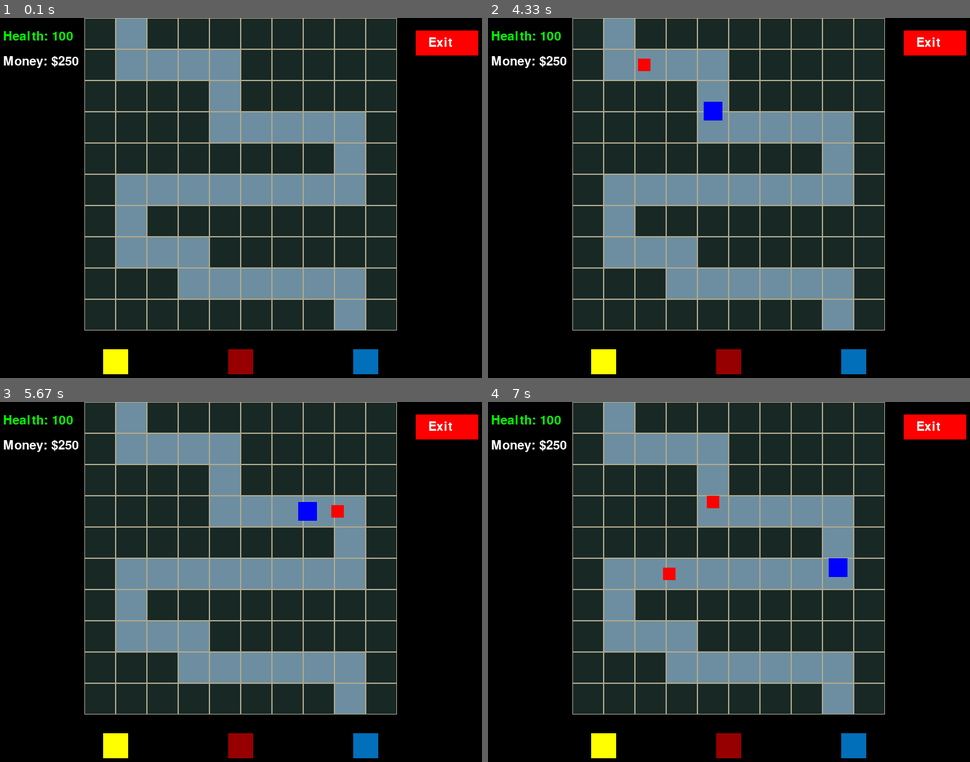
Above: before the commit, frames 1-4 (two rows, left to right).
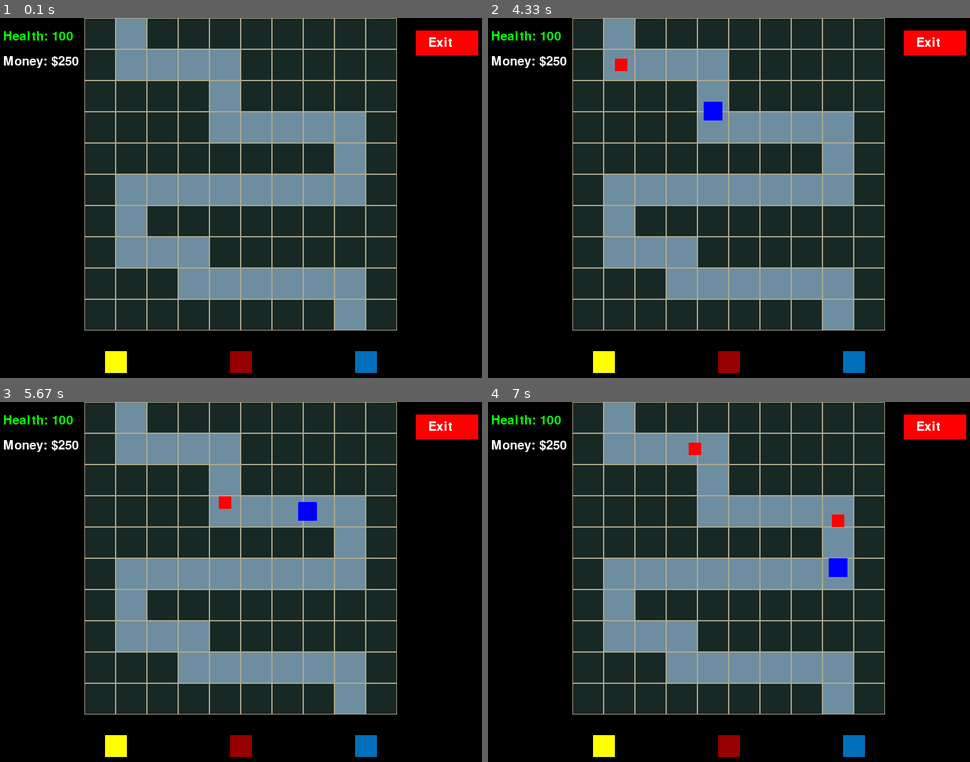
Above: after the commit, the same moments.

Repository: JasonGeppelt/PyGame-Tower-Defense
Game: pygame game, started from main.py
The game is run twice, just before and just after one commit, with the same random seed, the same clock (stepped at 60 frames per second) and the same inputs.
Inputs (mouse positions are in pixels of both pictures, inside the frame that each line leads up to):
- Up to frame 1 (0.1 s): no input
- Up to frame 2 (4.33 s): click (729, 172) at 0.38 s
- Up to frame 3 (5.67 s): no input
- Up to frame 4 (7 s): no input

The runs differ from the first frame. In frame 1, 0.3% of the frame differs, in the area x 21-79%, y 92-99%; in frame 2, 0.4%; in frame 3, 0.4%; in frame 4, 0.6%, in the area x 21-79%, y 11-99%.

Commit message:
added clickable towers

Diff:
--- a/draw.py
+++ b/draw.py
@@ -1,5 +1,5 @@
 import pygame
-from settings import CELL_SIZE, GRID_COLUMNS, GRID_ROWS, ENEMY_SPAWN_FREQ, health, money, colors
+from settings import SCREEN_WIDTH, SCREEN_HEIGHT, CELL_SIZE, GRID_COLUMNS, GRID_ROWS, ENEMY_SPAWN_FREQ, health, colors
 from level import level_maps
 from tower import Tower1, Tower2, Tower3
 
@@ -11,22 +11,24 @@
             rect = pygame.Rect(col * CELL_SIZE + x,
                                 row * CELL_SIZE + y, CELL_SIZE, CELL_SIZE)
             # Draw cells
-            if cell_value == 1:
+            if cell_value == 0:
+                pygame.draw.rect(screen, colors['air_force_blue'], rect)
+            else:
                 pygame.draw.rect(screen, colors['gunmetal'], rect)
-            else:
-                pygame.draw.rect(screen, colors['air_force_blue'], rect)
 
             # Draw cell borders
             pygame.draw.rect(screen, colors['khaki'], rect, 1)
 
-def draw_towers(screen):
-    tower1 = Tower1()
-    tower2 = Tower2()
-    tower3 = Tower3()
+def draw_tower_choices(screen):
+    tower1 = Tower1(SCREEN_WIDTH * (1/4) - Tower1.width // 2, (GRID_ROWS * CELL_SIZE + SCREEN_HEIGHT) // 2 - Tower1.height // 2)
+    tower2 = Tower2(SCREEN_WIDTH * (2/4) - Tower2.width // 2, (GRID_ROWS * CELL_SIZE + SCREEN_HEIGHT) // 2 - Tower2.height // 2)
+    tower3 = Tower3(SCREEN_WIDTH * (3/4) - Tower3.width // 2, (GRID_ROWS * CELL_SIZE + SCREEN_HEIGHT) // 2 - Tower3.height // 2)
 
-    pygame.draw.rect(screen, tower1.color, tower1.rect)
-    pygame.draw.rect(screen, tower2.color, tower2.rect)
-    pygame.draw.rect(screen, tower3.color, tower3.rect)
+    tower1_choice = pygame.draw.rect(screen, tower1.color, tower1.rect)
+    tower2_choice = pygame.draw.rect(screen, tower2.color, tower2.rect)
+    tower3_choice = pygame.draw.rect(screen, tower3.color, tower3.rect)
+
+    return tower1_choice, tower2_choice, tower3_choice
 
 def draw_enemies(time_since_last_enemy, enemy_list, x, y, enemy_instructions, active_enemy_list, screen):
     current_time = pygame.time.get_ticks()
@@ -49,16 +51,20 @@
 
     return time_since_last_enemy
 
-def draw_ui(screen, exit_button, SCREEN_WIDTH, font):
+def draw_ui(screen, exit_button, SCREEN_WIDTH, font, player_money):
     # Display health
     health_text = font.render("Health: {}".format(health), True, colors['green'])
     screen.blit(health_text, (20, 20))
 
     # Display money
-    money_text = font.render("Money: ${}".format(money), True, colors['white'])
+    money_text = font.render("Money: ${}".format(player_money), True, colors['white'])
     screen.blit(money_text, (20, 60))
 
     # Draw exit button
     pygame.draw.rect(screen, colors['red'], exit_button)
     exit_text = font.render("Exit", True, colors['white'])
     screen.blit(exit_text, (SCREEN_WIDTH - 100, 30))
+
+def draw_active_towers(active_towers, screen):
+    for tower in active_towers:
+        pygame.draw.rect(screen, tower.color, tower.rect)
--- a/enemy.py
+++ b/enemy.py
@@ -58,4 +58,4 @@
     color = colors['red']
     health = 20
     damage = 5
-    speed = 5
+    speed = 3
--- a/interaction.py
+++ b/interaction.py
@@ -0,0 +1,43 @@
+import pygame
+import sys
+from settings import CELL_SIZE, GRID_ROWS, GRID_COLUMNS
+from tower import Tower1, Tower2, Tower3
+
+def handle_mouse_click(mouse_x, mouse_y, selected_tower, grid_start_x, grid_start_y, grid, exit_button, tower1_choice, tower2_choice, tower3_choice, active_towers, player_money):
+    if exit_button.collidepoint(mouse_x, mouse_y):
+        pygame.quit()
+        sys.exit()
+
+    # Set selected tower if user clicks on one of the options
+    if tower1_choice.collidepoint(mouse_x, mouse_y):
+        selected_tower = 1
+    if tower2_choice.collidepoint(mouse_x, mouse_y):
+        selected_tower = 2
+    if tower3_choice.collidepoint(mouse_x, mouse_y):
+        selected_tower = 3
+
+    # Set grid row and column based on where user clicks
+    if grid_start_x <= mouse_x <= grid_start_x + GRID_ROWS * CELL_SIZE and grid_start_y <= mouse_y <= grid_start_y + GRID_COLUMNS * CELL_SIZE :
+        grid_row = (mouse_y - grid_start_y) // CELL_SIZE
+        grid_col = (mouse_x - grid_start_x) // CELL_SIZE
+
+        if selected_tower is not None and grid[grid_row][grid_col] == 1:
+
+            centered_x, centered_y = grid_start_x + grid_col * CELL_SIZE + CELL_SIZE // 2 - Tower1.width // 2, grid_start_y + grid_row * CELL_SIZE + CELL_SIZE // 2 - Tower1.height // 2
+
+            if selected_tower == 1:
+                new_tower = Tower1(centered_x, centered_y)
+            elif selected_tower == 2:
+                new_tower = Tower2(centered_x, centered_y)
+            elif selected_tower == 3:
+                new_tower = Tower3(centered_x, centered_y)
+
+            player_money -= new_tower.cost
+            active_towers.append(new_tower)
+
+            # Update the grid to reflect the new tower placement
+            grid[grid_row][grid_col] = 2
+
+            selected_tower = None
+
+    return selected_tower, active_towers, player_money
--- a/main.py
+++ b/main.py
@@ -1,8 +1,9 @@
 import pygame
 import sys
-from settings import SCREEN_WIDTH, SCREEN_HEIGHT, FPS, CELL_SIZE, GRID_COLUMNS, GRID_ROWS, colors
-from level import level_enemy_lists, level_enemy_instructions
-from draw import draw_grid, draw_towers, draw_enemies, draw_ui
+from settings import SCREEN_WIDTH, SCREEN_HEIGHT, FPS, CELL_SIZE, GRID_COLUMNS, GRID_ROWS, colors, health, money
+from level import level_enemy_lists, level_enemy_instructions, level_maps
+from draw import draw_grid, draw_tower_choices, draw_enemies, draw_ui, draw_active_towers
+from interaction import handle_mouse_click
 
 pygame.init()
 
@@ -18,7 +19,7 @@
 
 # Grid elements
 grid_start_x, grid_start_y = ((SCREEN_WIDTH // 2) - (GRID_COLUMNS // 2) * CELL_SIZE), 0
-grid = [[None for _ in range(GRID_COLUMNS)] for _ in range(GRID_ROWS)]
+grid = level_maps.get(current_level, [])
 
 # Enemy elements
 enemy_list = level_enemy_lists.get(current_level, [])
@@ -26,32 +27,40 @@
 active_enemy_list = []
 time_since_last_enemy = pygame.time.get_ticks()
 
+# Active tower elements
+active_towers = []
+
 # UI elements
 font = pygame.font.Font(None, 30) # i tried to move this to settings.py, but it wouldnt work
 exit_button = pygame.Rect(SCREEN_WIDTH - 120, 20, 100, 40)
-# ------------------------------------------------
+player_health = health
+player_money = money
 
-# Game loop
+# Interaction elements
+selected_tower = None
+
+# --------------------------------------------
+# GAME LOOP
+# --------------------------------------------
 running = True
 while running:
     for event in pygame.event.get():
         if event.type == pygame.QUIT:
             running = False
-        # if event.type == pygame.MOUSEBUTTONDOWN and event.button == 1:
-        #         mouse_x, mouse_y = pygame.mouse.get_pos()
-        #         handle_mouse_click(mouse_x, mouse_y)
+        if event.type == pygame.MOUSEBUTTONDOWN and event.button == 1:
+                mouse_x, mouse_y = pygame.mouse.get_pos()
+                selected_tower, active_towers, player_money = handle_mouse_click(mouse_x, mouse_y, selected_tower, grid_start_x,
+                                                                                grid_start_y, grid, exit_button, tower1_choice,
+                                                                                tower2_choice, tower3_choice, active_towers, player_money)
 
-    # --------------------------------------------
-    # DRAW
-    # --------------------------------------------
     screen.fill(colors['black'])
 
     draw_grid(current_level, grid_start_x, grid_start_y, screen)
-    draw_towers(screen)
+    tower1_choice, tower2_choice, tower3_choice = draw_tower_choices(screen)
     time_since_last_enemy = draw_enemies(time_since_last_enemy, enemy_list, grid_start_x,
                                          grid_start_y, enemy_instructions, active_enemy_list, screen)
-    draw_ui(screen, exit_button, SCREEN_WIDTH, font)
-    # --------------------------------------------
+    draw_active_towers(active_towers, screen)
+    draw_ui(screen, exit_button, SCREEN_WIDTH, font, player_money)
 
     pygame.display.flip()
 
--- a/old_main.py
+++ /dev/null
@@ -1,189 +0,0 @@
-# GAME
-# Manages the overall game flow, including starting and ending the game,
-# and handling transitions between game states (e.g., menus, gameplay, game over).
-
-import pygame
-import sys
-from settings import SCREEN_HEIGHT, SCREEN_WIDTH, CELL_SIZE, health, money
-from level import maze
-from enemy import Enemy
-
-class Game:
-    def __init__(self):
-        """Initialize the game."""
-        pygame.init()
-
-        self.maze = maze  # Store the maze
-        self.path = [(x * 20 + 10, 10) for x in range(10)]  # Define the path for the enemy
-
-        # Screen properties
-        self.SCREEN_WIDTH = SCREEN_WIDTH
-        self.SCREEN_HEIGHT = SCREEN_HEIGHT
-        self.screen = pygame.display.set_mode((self.SCREEN_WIDTH, self.SCREEN_HEIGHT))
-        pygame.display.set_caption("Tower Defense Prototype")
-
-        # Tower and grid parameters
-        self.tower_size = CELL_SIZE  # Size of each tower
-        self.tower_options = [
-            pygame.Rect(SCREEN_WIDTH * (1/4) - 25, SCREEN_HEIGHT - self.tower_size, self.tower_size, self.tower_size),  # Position and size of first tower option
-            pygame.Rect(SCREEN_WIDTH * (2/4) - 25, SCREEN_HEIGHT - self.tower_size, self.tower_size, self.tower_size),  # Position and size of second tower option
-            pygame.Rect(SCREEN_WIDTH * (3/4) - 25, SCREEN_HEIGHT - self.tower_size, self.tower_size, self.tower_size)   # Position and size of third tower option
-        ]
-        self.tower_colors = [Colors.RED, Colors.GREEN, Colors.BLUE]  # Colors associated with each tower option
-        self.selected_tower = None  # The currently selected tower
-
-        self.grid_rows = 10  # Number of rows in the grid
-        self.grid_cols = 10  # Number of columns in the grid
-        self.cell_size = self.tower_size  # Size of each cell in the grid, same as tower size
-
-        self.start_x = (self.SCREEN_WIDTH - self.grid_cols * self.cell_size) / 2  # X-coordinate to start drawing the grid
-        self.available_vertical_space = self.SCREEN_HEIGHT - self.tower_size  # Available vertical space for the grid
-        self.grid_height = self.grid_rows * self.cell_size  # Height of the grid
-        self.start_y = (self.available_vertical_space - self.grid_height) / 2  # Y-coordinate to start drawing the grid
-
-        # Initialize grid
-        self.grid = [[pygame.Rect(self.start_x + x * self.cell_size, self.start_y + y * self.cell_size, self.cell_size, self.cell_size) for x in range(self.grid_cols)] for y in range(self.grid_rows)]
-        self.grid_colors = [[Colors.WHITE for _ in range(self.grid_cols)] for _ in range(self.grid_rows)]
-
-        # Initialize game variables
-        self.health = health
-        self.money = money
-
-        # Initialize enemies list
-        self.enemies = []
-
-        # Initialize exit button
-        self.exit_button = pygame.Rect(self.SCREEN_WIDTH - 120, 20, 100, 40)
-
-        # Load font and colors for UI text
-        self.font = pygame.font.Font(None, 30)  # Set font size to 30
-        self.health_color = Colors.BLACK
-        self.money_color = Colors.BLACK
-        self.exit_button_color = Colors.RED
-        self.exit_text_color = Colors.WHITE
-
-
-        self.grid_colors = [[Colors.LIGHT_GREY if maze[row][col] == 1 else Colors.WHITE for col in range(self.grid_cols)] for row in range(self.grid_rows)]
-
-        # Create an instance of the Enemy class with the predefined path
-        self.enemy = Enemy(self.cell_size, self.start_x, self.start_y)
-
-
-    # ---------------------
-    # UI Manager
-    # ---------------------
-    def draw_ui(self):
-        """Draws the user interface on the screen."""
-        # Display health
-        health_text = self.font.render("Health: {}".format(self.health), True, self.health_color)
-        self.screen.blit(health_text, (20, 20))
-
-        # Display money
-        money_text = self.font.render("Money: ${}".format(self.money), True, self.money_color)
-        self.screen.blit(money_text, (20, 60))
-
-        # Draw exit button
-        pygame.draw.rect(self.screen, self.exit_button_color, self.exit_button)
-        exit_text = self.font.render("Exit", True, self.exit_text_color)
-        self.screen.blit(exit_text, (self.SCREEN_WIDTH - 100, 30))
-
-        pygame.display.flip()
-
-    # ---------------------
-    # Input Manager
-    # ---------------------
-    def handle_mouse_click(self, mouse_x, mouse_y):
-        """Handles mouse click events.
-
-        Args:
-            mouse_x (int): The x-coordinate of the mouse click.
-            mouse_y (int): The y-coordinate of the mouse click.
-        """
-        # Check if a tower option was clicked and update the selected color
-        for i in range(3):
-            if self.tower_options[i].collidepoint(mouse_x, mouse_y):
-                self.selected_tower = self.tower_colors[i]
-                break
-
-        # Check if a grid cell was clicked and update its color
-        for row in range(self.grid_rows):
-            for col in range(self.grid_cols):
-                if self.grid[row][col].collidepoint(mouse_x, mouse_y):
-                    if self.selected_tower and self.maze[row][col] == 1:  # Check if it's a wall cell
-                        self.grid_colors[row][col] = self.selected_tower
-                        self.selected_tower = None
-
-        # Check if exit button was clicked
-        if self.exit_button.collidepoint(mouse_x, mouse_y):
-            pygame.quit()
-            sys.exit()
-
-    # ---------------------
-    # Game Loop
-    # ---------------------
-    def run(self):
-        """Runs the game loop."""
-        clock = pygame.time.Clock()  # Create a clock to control the frame rate
-
-        # Initialize game elements
-        current_level = 1
-        enemy_list = level_enemy_lists.get(current_level, [])
-        enemy_instructions = level_enemy_instructions.get(current_level, [])
-        active_enemy_list = []
-
-        time_since_last_enemy = pygame.time.get_ticks()
-
-        while True:
-            for event in pygame.event.get():
-                if event.type == pygame.QUIT:
-                    pygame.quit()
-                    sys.exit()
-
-                if event.type == pygame.MOUSEBUTTONDOWN and event.button == 1:
-                    mouse_x, mouse_y = pygame.mouse.get_pos()
-                    self.handle_mouse_click(mouse_x, mouse_y)
-
-            # Spawn a new enemy based on the spawn interval
-            current_time = pygame.time.get_ticks()
-            time_elapsed = current_time - time_since_last_enemy
-
-            if time_elapsed >= 2000:
-                if enemy_list:
-                    enemy_class = enemy_list.pop(0)
-                    new_enemy = enemy_class((WIDTH // 2) - (enemy_class.width // 2), (HEIGHT // 2) - (enemy_class.height // 2))
-                    new_enemy.instructions = enemy_instructions.copy() # created a copy of list instead of sharing
-                    active_enemy_list.append(new_enemy)
-                    time_since_last_enemy = 0
-
-                time_since_last_enemy = current_time
-
-            # Move all enemies
-            for enemy in self.enemies:
-                enemy.move()
-
-            self.screen.fill(Colors.WHITE)
-
-            # Draw grid with lines
-            for row in range(self.grid_rows):
-                for col in range(self.grid_cols):
-                    pygame.draw.rect(self.screen, self.grid_colors[row][col], self.grid[row][col], 0)
-                    pygame.draw.rect(self.screen, Colors.GREY, self.grid[row][col], 1)
-
-            # Draw tower options
-            for i in range(3):
-                pygame.draw.rect(self.screen, self.tower_colors[i], self.tower_options[i])
-
-            # Draw all enemies
-            for enemy in self.enemies:
-                enemy.draw(self.screen)
-
-            # Draw UI
-            self.draw_ui()
-
-            pygame.display.flip()
-            clock.tick(60)  # Limit the frame rate to 60 frames per second
-
-
-if __name__ == "__main__":
-    game = Game()
-    game.run()
--- a/tower.py
+++ b/tower.py
@@ -1,9 +1,9 @@
 import pygame
-from settings import SCREEN_WIDTH, SCREEN_HEIGHT, CELL_SIZE, GRID_ROWS, colors
+from settings import colors
 
 class Tower:
-    def __init__(self):
-        self.rect = pygame.Rect(self.x, self.y, self.width, self.height)
+    def __init__(self, x, y):
+        self.rect = pygame.Rect(x, y, self.width, self.height)
 
     # def attack(self, enemy):
     #     current_time = pygame.time.get_ticks()
@@ -14,16 +14,16 @@
     #             self.last_attack_time = current_time
 
 class Tower1(Tower):
-    width, height = 40, 40
-    x, y = SCREEN_WIDTH * (1/4) - width // 2, (GRID_ROWS * CELL_SIZE + SCREEN_HEIGHT) // 2 - height // 2
+    width, height = 35, 35
     color = colors['yellow']
+    cost = 50
 
 class Tower2(Tower):
-    width, height = 40, 40
-    x, y = SCREEN_WIDTH * (2/4) - width // 2, (GRID_ROWS * CELL_SIZE + SCREEN_HEIGHT) // 2 - height // 2
+    width, height = 35, 35
     color = colors['dark_red']
+    cost = 100
 
 class Tower3(Tower):
-    width, height = 40, 40
-    x, y = SCREEN_WIDTH * (3/4) - width // 2, (GRID_ROWS * CELL_SIZE + SCREEN_HEIGHT) // 2 - height // 2
+    width, height = 35, 35
     color = colors['azule']
+    cost = 200
